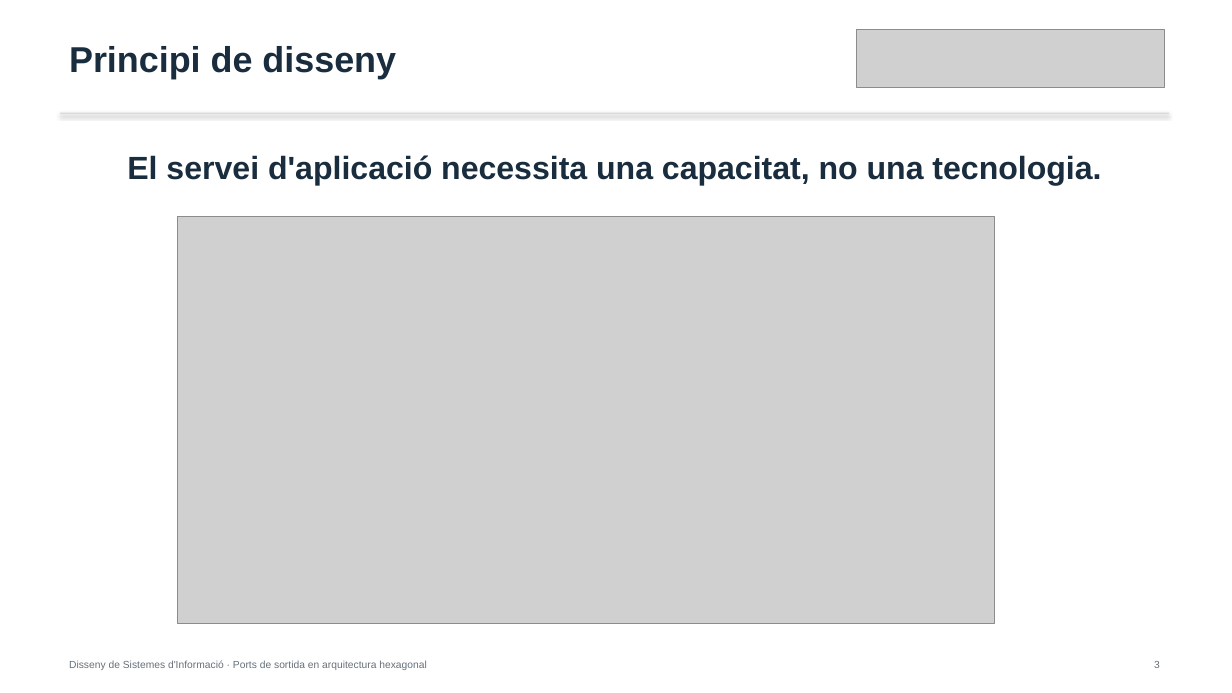
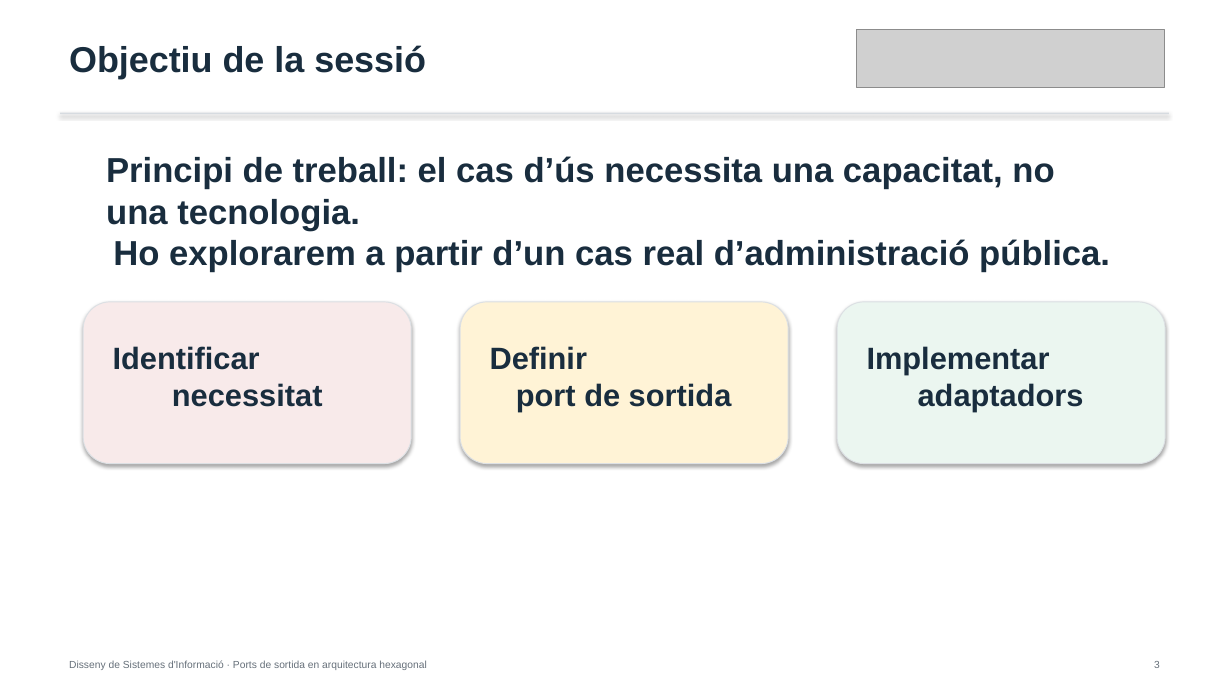
Before and after one commit to alfredorueda/HexaStock, a slide deck: slide 3 of doc/presentations/defensa-placa-permanent-dsi-ports-sortida-hexagonal/output/IMPORTANTE_MANUAL_defensa-dsi-ports-sortida-hexagonal.pptx. Drawn at 1232x693 pixels with LibreOffice and Linux fonts; fonts in the diff are those of the drawing; grey boxes stand for pictures. Boxes give left, top, right and bottom in pixels: in the first picture for what was removed or moved away, otherwise in the second. Text is boxed around its words. In the diff, an @@ line names an element or a change of style, - is before the commit and + after.

```diff
--- a/doc/presentations/defensa-placa-permanent-dsi-ports-sortida-hexagonal/output/IMPORTANTE_MANUAL_defensa-dsi-ports-sortida-hexagonal.pptx
+++ b/doc/presentations/defensa-placa-permanent-dsi-ports-sortida-hexagonal/output/IMPORTANTE_MANUAL_defensa-dsi-ports-sortida-hexagonal.pptx
@@ text at (69,45,426,79): text changed @@
-Principi de disseny
+Objectiu de la sessió
@@ text at (106,156,1110,272): text changed; size 25 to 27 pt @@
-El servei d'aplicació necessita una capacitat, no una tecnologia.
+Principi de treball: el cas d’ús necessita una capacitat, no una tecnologia.
+Ho explorarem a partir d’un cas real d’administració pública.
@@ picture removed at (177,216,994,623) @@
@@ rounded rectangle added at (83,302,411,464), fill #F8EAEA, outline #DCE0E4 0.75 pt @@
@@ rounded rectangle added at (460,302,788,464), fill #FFF3D6, outline #DCE0E4 0.75 pt @@
@@ rounded rectangle added at (837,302,1165,464), fill #EBF6F0, outline #DCE0E4 0.75 pt @@
@@ text added at (113,346,323,407), 24 pt, text #192D3E, bold @@
+Identificar
+necessitat
@@ text added at (490,346,732,412), 24 pt, text #192D3E, bold @@
+Definir
+port de sortida
@@ text added at (867,346,1084,412), 24 pt, text #192D3E, bold @@
+Implementar
+adaptadors
```
Also in this commit, not shown: 9 other slides changed, 1 slide removed, 4 other files.
